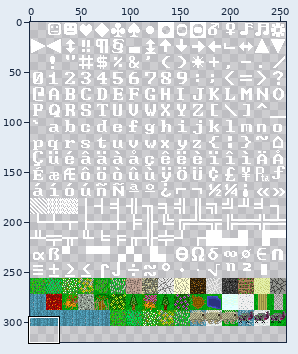
Sprite sheet: assets/master16x16_ro.png. Above: a wide view before the commit, with the close-up outlined.
Close-up. Old version:
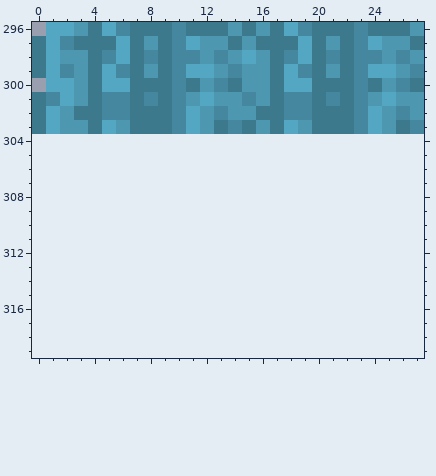
The file is 256x304 pixels. Colours within 5 levels of each other are drawn and written as one. Shown: x 0..27, y 296..319. The old version is drawn lined up with the new one, on the new canvas.
The same view after the edit:
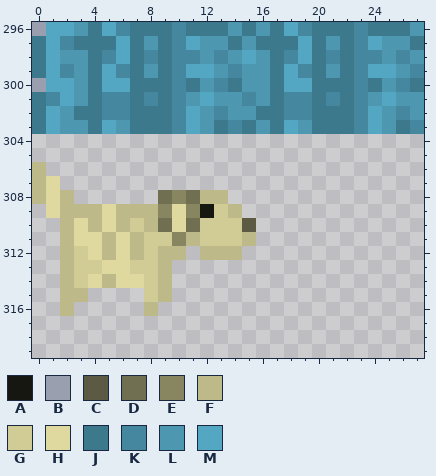
Palette (. is transparent): A #171711  B #999fae  C #5c5a42  D #716f51  E #888561  F #beb988  G #d1cc96  H #dfd99f  J #3c798d  K #44879e  L #4d97b0  M #54a7c3
Changes in this commit:
canvas 256x304 -> 256x320
@@ x 0..17 @@
 305 ..................
-306 ..................
-307 ..................
-308 ..................
-309 ..................
-310 ..................
-311 ..................
-312 ..................
-313 ..................
-314 ..................
-315 ..................
-316 ..................
+306 F.................
+307 FH................
+308 FHF......DEDFF....
+309 .HFFFHFFFEHEAGF...
+310 ..FHFHFGFDHDGGGC..
+311 ..FHHFHFGGEFGGGF..
+312 ..FGHFHFGFF.FFF...
+313 ..FGGHHGGF........
+314 ..FGHFHHGF........
+315 ..FF....GF........
+316 ..F.....F.........
 317 ..................
Pixel boxes of the changes (left, top, right, bottom) in both close-ups:
added: (32, 162, 256, 316)
